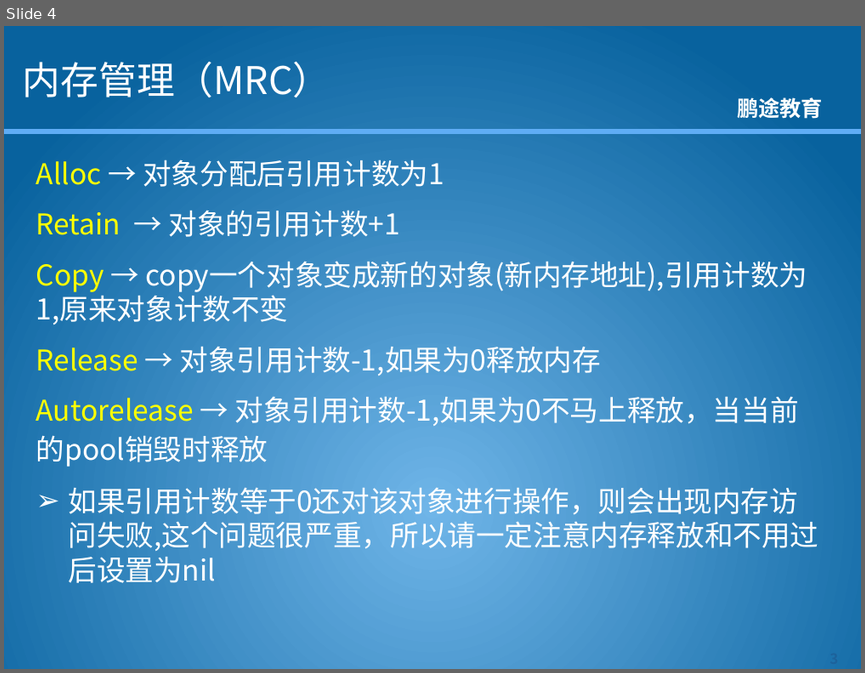
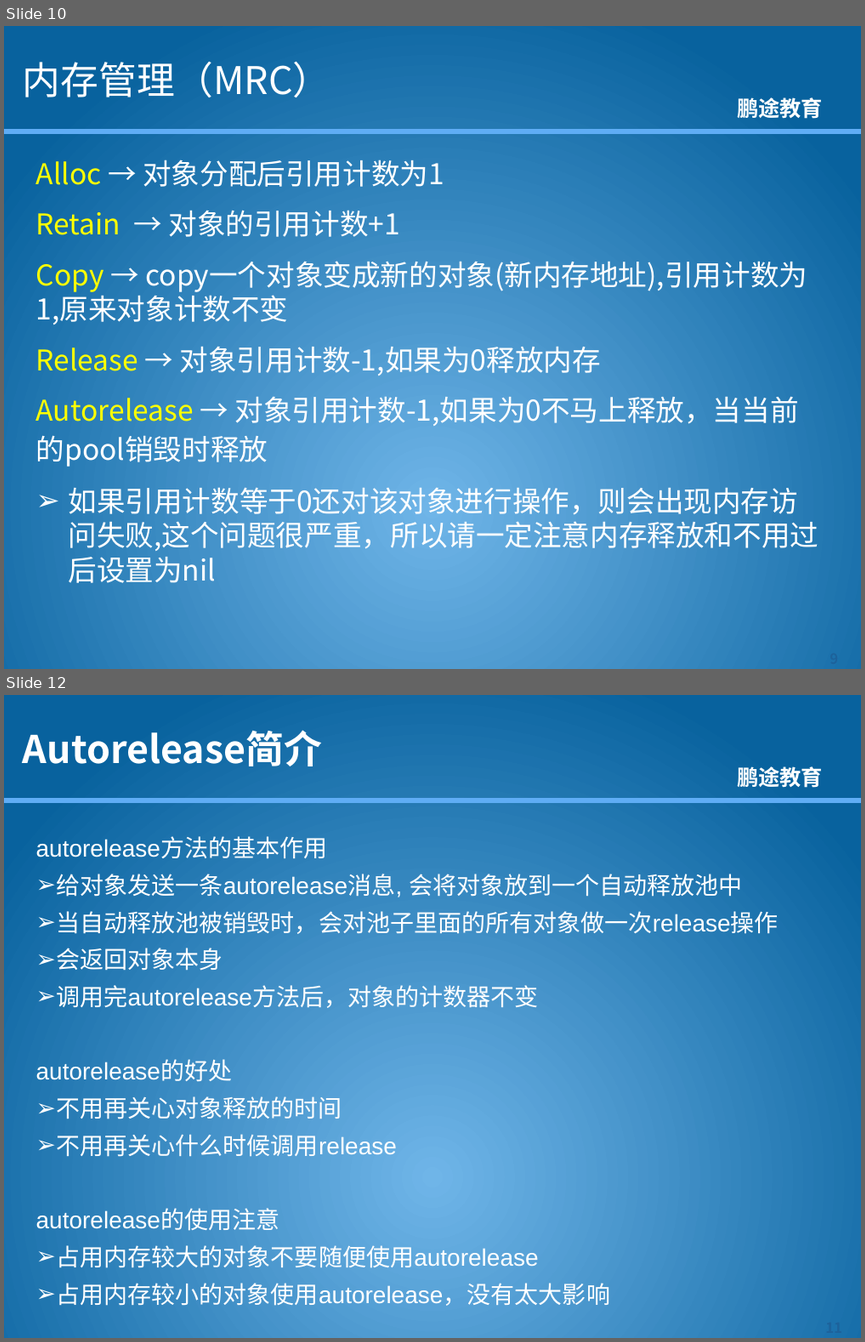
Before and after one commit to kkdmh77/gjh_baoche, a slide deck: 资料/课件/OC/OC语言-3.0-内存管理-管理法则.pptx. Shown one above the other, each under a label of ours: slide 4 before the commit, slides 10 and 12 after it; the slides between them are not shown. The pictures are 865x673 and 865x1342 pixels, drawn with LibreOffice and Linux fonts; fonts in the diff are those of the drawing; background and template pictures are left out. Boxes give left, top, right and bottom in pixels: in the first picture for what was removed or moved away, otherwise in the second. Text is boxed around its words. In the diff, an @@ line names an element or a change of style, - is before the commit and + after.

```diff
--- a/资料/课件/OC/OC语言-3.0-内存管理-管理法则.pptx
+++ b/资料/课件/OC/OC语言-3.0-内存管理-管理法则.pptx
@@ slide 12 added at [4,695,861,1338], background picture (left out); not listed: 2 template elements that a slide beside it also shows @@
@@ title added at [23,730,322,766], 32 pt, text #FFFFFF, bold @@
+Autorelease简介
@@ text added at [36,838,778,1310], 20 pt, text #FFFFFF @@
+autorelease方法的基本作用
+➢ 给对象发送一条autorelease消息, 会将对象放到一个自动释放池中
+➢ 当自动释放池被销毁时，会对池子里面的所有对象做一次release操作
+➢ 会返回对象本身
+➢ 调用完autorelease方法后，对象的计数器不变
+autorelease的好处
+➢ 不用再关心对象释放的时间
+➢ 不用再关心什么时候调用release
+autorelease的使用注意
+➢ 占用内存较大的对象不要随便使用autorelease
+➢ 占用内存较小的对象使用autorelease，没有太大影响
@@ page number added at [796,1313,861,1338], 12 pt, text #1D629B, bold @@
+11
@@ what was slide 4 is now slide 10 @@
```
Also in this commit, not shown: 2 slides changed, 8 other slides added, 54 other files.
